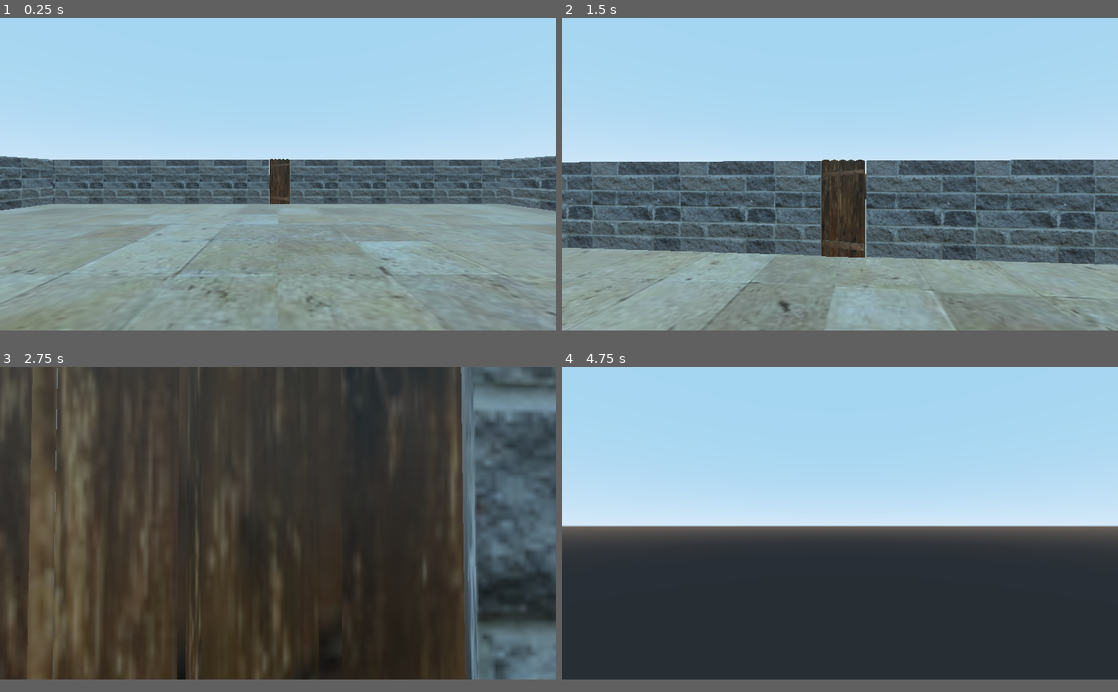
Above: before the commit, frames 1-4 (two rows, left to right).
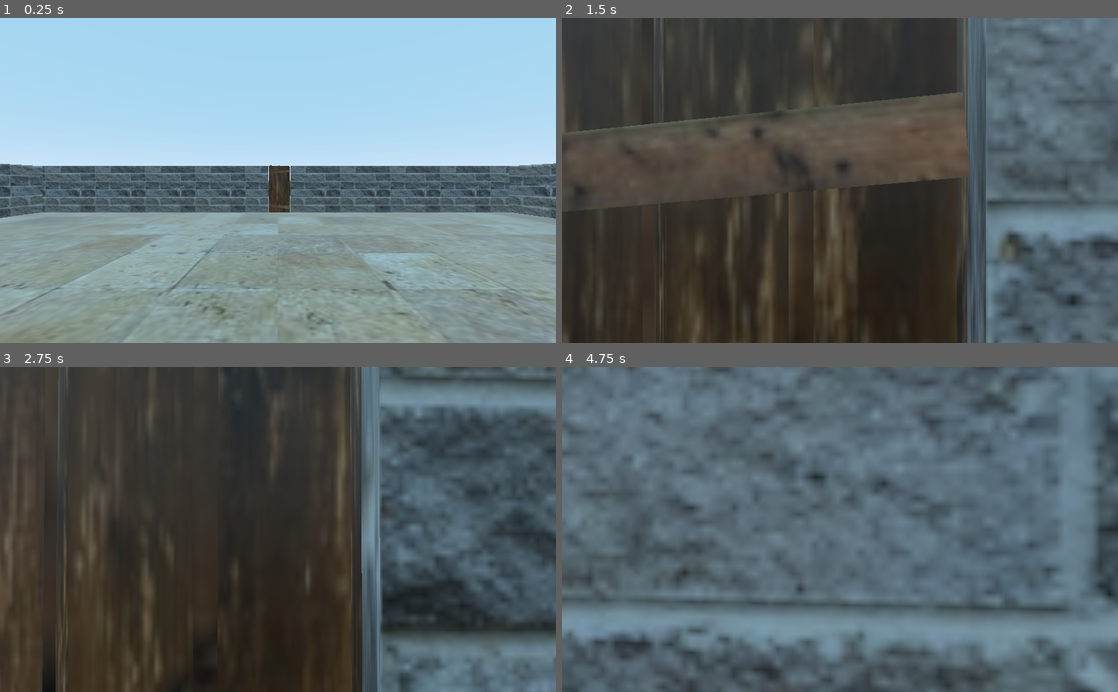
Above: after the commit, the same moments.

Repository: BautistaDiSanto/Godot-FPS-Tests
Game: Godot game, scene res://test_level.tscn
Same seed, same stepped clock (60 frames per second), same inputs: the game is played once before the commit and once after it.
Inputs (mouse positions are in pixels of both pictures, inside the frame that each line leads up to):
- Up to frame 1 (0.25 s): no input
- Up to frame 2 (1.5 s): move the mouse to (867, 174) at 0.52 s; hold W (move_forward) from 0.53 s (still down); tap Shift (enable_dash) at 0.6 s; tap Space (jump) at 0.77 s; tap E (interact) at 0.8, 1.35 s; move the mouse to (812, 174) at 1.27 s
- Up to frame 3 (2.75 s): keep holding W (move_forward); tap Space (jump) at 1.52 s; tap Shift (enable_dash) at 1.55, 2.1 s; move the mouse to (289, 516) at 2.02 s; tap E (interact) at 2.3 s
- Up to frame 4 (4.75 s): keep holding W (move_forward); move the mouse to (834, 529) at 2.77 s; tap E (interact) at 2.85, 3.8, 4.35 s; tap Space (jump) at 3.02, 3.77, 4.52 s; tap Shift (enable_dash) at 3.05, 3.6, 4.55 s; move the mouse to (878, 526) at 3.52 s; move the mouse to (795, 519) at 4.27 s
In our replay, the window is 800x450 before the commit and 800x468 after it. These sizes can differ from the game's own. Grey fills any space a smaller window leaves; there, only what the larger window draws over its background counts as a difference.

The runs differ from the first frame. In frame 1, 14% of the frame differs, in the area x 0-100%, y 42-100%; in frame 2, 90%; in frame 3, 38%; in frame 4, 95%, in the area x 0-100%, y 0-100%.

Commit message:
change dash timer & add cooldown, add script and scenes folder

Diff:
--- a/project.godot
+++ b/project.godot
@@ -26,9 +26,6 @@
 
 [display]
 
-window/size/width=1920
-window/size/height=1080
-window/size/fullscreen=true
 window/stretch/mode="viewport"
 
 [gui]
--- /dev/null
+++ b/scenes/Player.tscn
@@ -0,0 +1,34 @@
+[gd_scene load_steps=5 format=2]
+
+[ext_resource path="res://scripts/InteractRay.gd" type="Script" id=1]
+[ext_resource path="res://scripts/Player.gd" type="Script" id=2]
+
+[sub_resource type="CapsuleShape" id=1]
+radius = 0.5
+height = 1.5
+
+[sub_resource type="CapsuleMesh" id=2]
+radius = 0.5
+mid_height = 1.5
+
+[node name="Player" type="KinematicBody"]
+transform = Transform( 0, 0, -1, 0, 1, 0, 1, 0, 0, 0, 0.11411, 0 )
+script = ExtResource( 2 )
+
+[node name="CollisionShape" type="CollisionShape" parent="."]
+transform = Transform( 1, 0, 0, 0, -4.37114e-08, -1, 0, 1, -4.37114e-08, 0, 2, 0 )
+shape = SubResource( 1 )
+
+[node name="MeshInstance" type="MeshInstance" parent="."]
+transform = Transform( 1, 0, 0, 0, -4.37114e-08, -1, 0, 1, -4.37114e-08, 0, 2, 0 )
+mesh = SubResource( 2 )
+
+[node name="Head" type="Camera" parent="."]
+transform = Transform( 1, 0, 0, 0, 1, 0, 0, 0, 1, 0, 3, 0 )
+
+[node name="InteractRay" type="RayCast" parent="Head"]
+enabled = true
+cast_to = Vector3( 0, 0, -3 )
+collide_with_areas = true
+collide_with_bodies = false
+script = ExtResource( 1 )
--- a/scripts/Player.gd
+++ b/scripts/Player.gd
@@ -1,7 +1,7 @@
 extends KinematicBody
 
-var base_speed = 7
-var current_speed = 7
+export var base_speed = 7
+onready var current_speed = base_speed
 var acceleration = 20
 var gravity = 9.8
 
@@ -11,7 +11,7 @@
 
 var dash_speed = 3
 var dash_duration = 0.3
-var dash_timer = null
+var dash_cooldown = 1
 var can_dash = true
 
 var mouse_sensivility = 0.05
@@ -24,16 +24,6 @@
 
 func _ready():
 	Input.set_mouse_mode(Input.MOUSE_MODE_CAPTURED)
-	dash_timer = Timer.new()
-	dash_timer.set_one_shot(true)
-	dash_timer.set_wait_time(dash_duration)
-	dash_timer.connect("timeout", self, "dash_finished")
-	add_child(dash_timer)
-
-func dash_finished():
-	can_dash = true
-	current_speed = base_speed
-	print("DASH READY!")
 
 func _input(event):
 	if event is InputEventMouseMotion:
@@ -73,9 +63,15 @@
 		current_speed *= dash_speed
 		can_dash = false
 
-		dash_timer.start()
+		yield(get_tree().create_timer(dash_duration), "timeout")
+
+		current_speed = base_speed
+
+		yield(get_tree().create_timer(dash_cooldown), "timeout")
+
+		can_dash = true
 
 	direction = direction.normalized()
 	velocity = velocity.linear_interpolate(direction * current_speed, acceleration * delta)
 	velocity = move_and_slide(velocity, Vector3.UP)
-	move_and_slide(fall, Vector3.UP)
+	return move_and_slide(fall, Vector3.UP)
--- a/scripts/door01.gd
+++ b/scripts/door01.gd
@@ -11,7 +11,7 @@
 var in_animation = false
 
 func _on_mouse_entered():
-	if Input.is_action_just_pressed("interact"):
+	if Input.is_action_just_pressed("interact") and !in_animation:
 		if !open:
 			in_animation = true
 			tween.interpolate_property(self, "rotation_degrees", close_angle, open_angle, 0.5, Tween.TRANS_LINEAR, Tween.EASE_IN_OUT)
@@ -24,4 +24,5 @@
 
 
 func _on_Tween_completed():
+	in_animation = false
 	open = !open
--- a/test_level.tscn
+++ b/test_level.tscn
@@ -1,20 +1,11 @@
-[gd_scene load_steps=10 format=2]
+[gd_scene load_steps=7 format=2]
 
-[ext_resource path="res://assets/stoneFloor01.tscn" type="PackedScene" id=1]
-[ext_resource path="res://assets/stoneWall01.tscn" type="PackedScene" id=2]
-[ext_resource path="res://scripts/Player.gd" type="Script" id=3]
-[ext_resource path="res://assets/barrel01.tscn" type="PackedScene" id=4]
-[ext_resource path="res://assets/box01.tscn" type="PackedScene" id=5]
-[ext_resource path="res://assets/door01.tscn" type="PackedScene" id=6]
-[ext_resource path="res://scripts/InteractRay.gd" type="Script" id=7]
-
-[sub_resource type="CapsuleShape" id=1]
-radius = 0.5
-height = 1.5
-
-[sub_resource type="CapsuleMesh" id=2]
-radius = 0.5
-mid_height = 1.5
+[ext_resource path="res://scenes/stoneFloor01.tscn" type="PackedScene" id=1]
+[ext_resource path="res://scenes/stoneWall01.tscn" type="PackedScene" id=2]
+[ext_resource path="res://scenes/Player.tscn" type="PackedScene" id=3]
+[ext_resource path="res://scenes/barrel01.tscn" type="PackedScene" id=4]
+[ext_resource path="res://scenes/box01.tscn" type="PackedScene" id=5]
+[ext_resource path="res://scenes/door01.tscn" type="PackedScene" id=6]
 
 [node name="test_level" type="Spatial"]
 
@@ -74,28 +65,9 @@
 [node name="box02" parent="Level assets" instance=ExtResource( 5 )]
 transform = Transform( 0.999407, 0, 0.034446, 0, 1, 0, -0.034446, 0, 0.999407, 9, 0, 18 )
 
-[node name="Player" type="KinematicBody" parent="."]
-transform = Transform( 0, 0, -1, 0, 1, 0, 1, 0, 0, 0, 0, 0 )
-script = ExtResource( 3 )
-
-[node name="CollisionShape" type="CollisionShape" parent="Player"]
-transform = Transform( 1, 0, 0, 0, -4.37114e-08, -1, 0, 1, -4.37114e-08, 0, 2, 0 )
-shape = SubResource( 1 )
-
-[node name="MeshInstance" type="MeshInstance" parent="Player"]
-transform = Transform( 1, 0, 0, 0, -4.37114e-08, -1, 0, 1, -4.37114e-08, 0, 2, 0 )
-mesh = SubResource( 2 )
-
-[node name="Head" type="Camera" parent="Player"]
-transform = Transform( 1, 0, 0, 0, 1, 0, 0, 0, 1, 0, 3, 0 )
-
-[node name="InteractRay" type="RayCast" parent="Player/Head"]
-enabled = true
-cast_to = Vector3( 0, 0, -3 )
-collide_with_areas = true
-collide_with_bodies = false
-script = ExtResource( 7 )
-
-[node name="door01" parent="." instance=ExtResource( 6 )]
+[node name="door01" parent="Level assets" instance=ExtResource( 6 )]
 transform = Transform( -4.37114e-08, 0, -1, 0, 1, 0, 1, 0, -4.37114e-08, 19.7164, 0, -0.906874 )
 close_angle = Vector3( 0, -90, 0 )
+
+[node name="Player" parent="." instance=ExtResource( 3 )]
+base_speed = 13
Renamed: assets/barrel01.tscn -> scenes/barrel01.tscn
Renamed: assets/box01.tscn -> scenes/box01.tscn
Renamed: assets/door01.tscn -> scenes/door01.tscn
Renamed: assets/stoneFloor01.tscn -> scenes/stoneFloor01.tscn
Renamed: assets/stoneWall01.tscn -> scenes/stoneWall01.tscn
